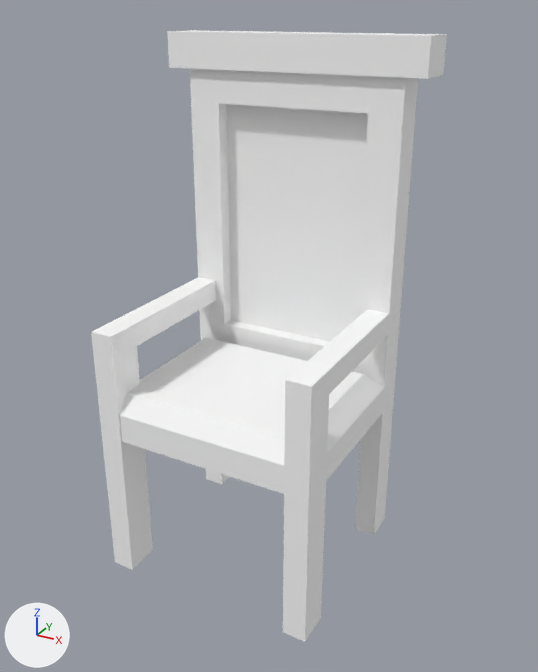
Two versions of the glTF model assets/synty/simple_fantasy_interiors/models/SM_Prop_Chair_02.glb, one commit apart.
Camera for both pictures: a camera (50 mm lens) standing at (0.0185, -0.0321, 0.0298) and looking at (0.0008, 0.0001, 0.0137). The axes (+X, +Y, +Z) are drawn at lower left. The lights are the same throughout.

Names of what the first picture shows: 'SM_Prop_Chair_02'.
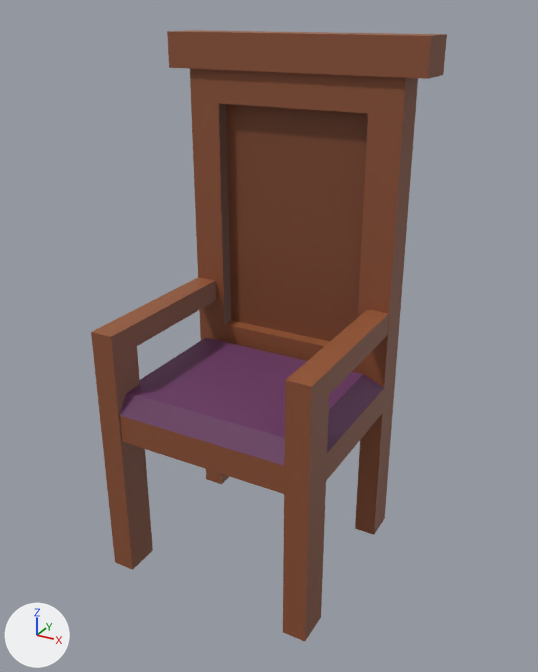
Pixel boxes (x1, y1, x2, y2) of what changed, in the pictures (538 x 672 px):
'SM_Prop_Chair_02', surface changed (white to brown)
    both: (91, 30, 447, 641)

What the commit changed:
Picture 'SimpleFantasyInteriorsTexture' (img_simplefantasyinteriorstexture) is new.
In material 'lambert1' (mat_lambert1), base_color is no longer (1.0, 1.0, 1.0), white #ffffff.
In material 'lambert1' (mat_lambert1), texture is now set to img_simplefantasyinteriorstexture.
